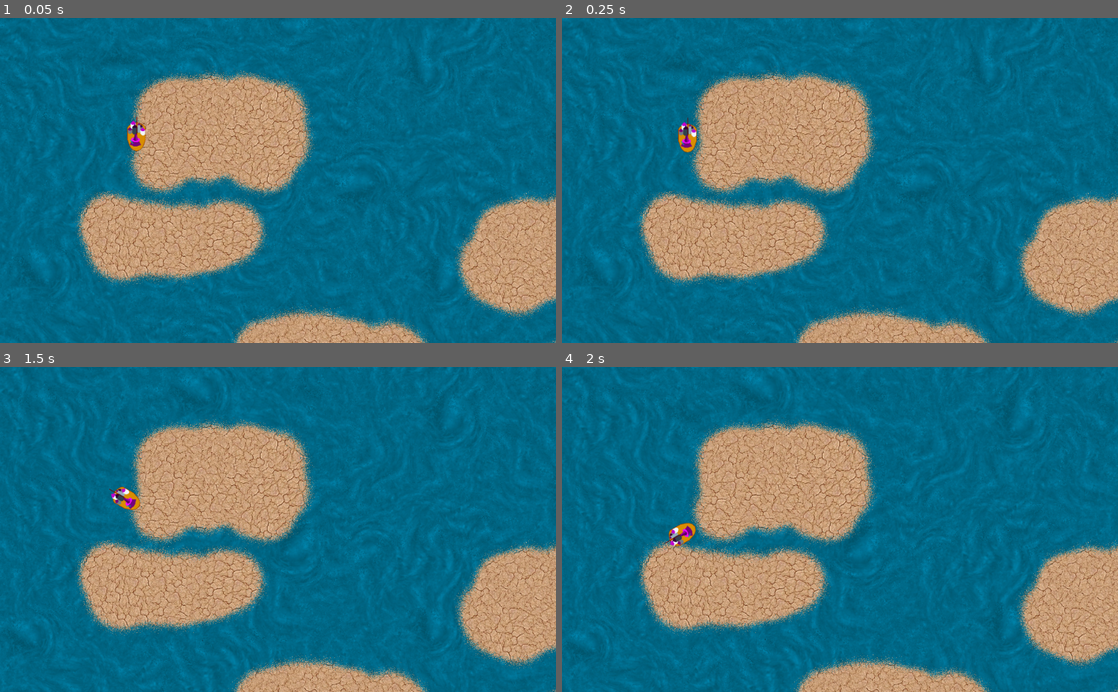
Above: before the commit, frames 1-4 (two rows, left to right).
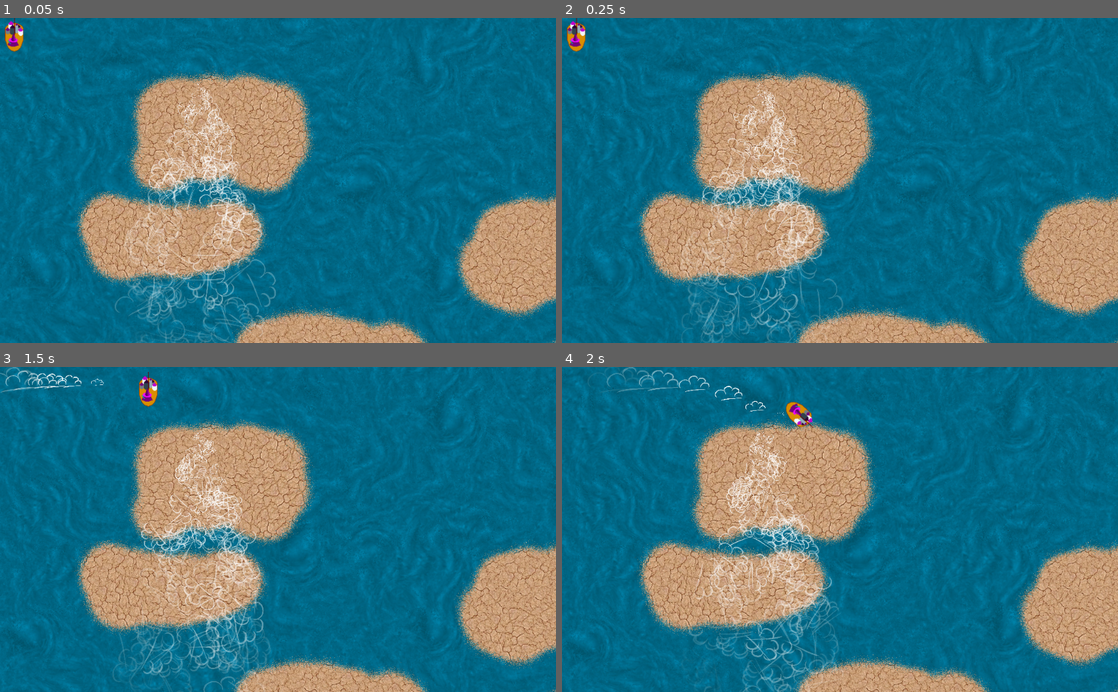
Above: after the commit, the same moments.

Repository: derhannesb/mergicians
Game: Godot game, scene res://scenes/main.tscn
Two runs of this game, one before a commit and one after it. Both use one fixed random seed, a clock stepped at 60 frames per second and the inputs below.
Inputs:
- Up to frame 1 (0.05 s): no input
- Up to frame 2 (0.25 s): no input
- Up to frame 3 (1.5 s): hold D (right) 0.53-1.28 s; hold S (down) from 1.28 s (still down)
- Up to frame 4 (2 s): keep holding S (down)

The runs differ from the first frame. In frame 1, 5.1% of the frame differs, in the area x 0-50%, y 0-100%; in frame 2, 5.1%; in frame 3, 5.5%, in the area x 0-49%, y 0-100%; in frame 4, 5.4%.

Commit message:
add ship trail

Diff:
--- a/scenes/Ship.gd
+++ b/scenes/Ship.gd
@@ -12,3 +12,6 @@
 		apply_impulse(Vector2(0,0), Vector2(0,10))
 	if Input.is_action_pressed("left"):
 		apply_impulse(Vector2(0,0), Vector2(-10,0))
+	#$Trail/TrailParticles.lifetime = linear_velocity.length() / 20
+	#$Trail.rotation = position.angle_to(linear_velocity.normalized()) - PI/2 - rotation
+	#$Trail.rotation = - rotation
--- a/scenes/WaterPart.tscn
+++ b/scenes/WaterPart.tscn
@@ -34,7 +34,7 @@
 "values": [ Vector2( 1, 1 ), Vector2( 1.25, 1.25 ) ]
 }
 
-[node name="WaterPart" type="Node2D" index="0"]
+[node name="WaterPart" type="Node2D"]
 
 position = Vector2( 72.3978, 76.6519 )
 script = ExtResource( 1 )
--- a/scenes/main.tscn
+++ b/scenes/main.tscn
@@ -1,26 +1,152 @@
-[gd_scene load_steps=6 format=2]
-
-[ext_resource path="res://scenes/WaterPart.tscn" type="PackedScene" id=1]
-[ext_resource path="res://scenes/Terrain.gd" type="Script" id=2]
-[ext_resource path="res://scenes/Ship.gd" type="Script" id=3]
+[gd_scene load_steps=16 format=2]
+
+[ext_resource path="res://scenes/Terrain.gd" type="Script" id=1]
+[ext_resource path="res://scenes/Ship.gd" type="Script" id=2]
+[ext_resource path="res://gfx/cloud-shape3.png" type="Texture" id=3]
 [ext_resource path="res://gfx/WizardBoat.png" type="Texture" id=4]
+
+[sub_resource type="Gradient" id=8]
+
+offsets = PoolRealArray( 0, 0.380463, 1 )
+colors = PoolColorArray( 1, 1, 1, 1, 1, 1, 1, 1, 1, 1, 1, 0 )
+
+[sub_resource type="GradientTexture" id=9]
+
+flags = 4
+gradient = SubResource( 8 )
+width = 2048
+
+[sub_resource type="Curve" id=10]
+
+min_value = 0.0
+max_value = 1.0
+bake_resolution = 100
+_data = [ Vector2( 0, 0 ), 0.0, 0.0, 0, 0, Vector2( 0.468171, 0.539116 ), 0.0, 0.0, 0, 0, Vector2( 1, 1 ), 0.0, 0.0, 0, 0 ]
+
+[sub_resource type="CurveTexture" id=11]
+
+flags = 4
+width = 2048
+curve = SubResource( 10 )
+
+[sub_resource type="ParticlesMaterial" id=12]
+
+render_priority = 0
+trail_divisor = 1
+emission_shape = 0
+flag_align_y = false
+flag_rotate_y = false
+flag_disable_z = true
+spread = 45.0
+flatness = 0.0
+gravity = Vector3( 0, 0, 0 )
+initial_velocity = 1.0
+initial_velocity_random = 0.0
+angular_velocity = 0.0
+angular_velocity_random = 0.0
+orbit_velocity = 0.0
+orbit_velocity_random = 0.0
+linear_accel = 0.0
+linear_accel_random = 0.0
+radial_accel = 0.0
+radial_accel_random = 0.0
+tangential_accel = 0.0
+tangential_accel_random = 0.0
+damping = 0.0
+damping_random = 0.0
+angle = 0.0
+angle_random = 0.0
+scale = 0.25
+scale_random = 0.0
+scale_curve = SubResource( 11 )
+color_ramp = SubResource( 9 )
+hue_variation = 0.0
+hue_variation_random = 0.0
+anim_speed = 0.0
+anim_speed_random = 0.0
+anim_offset = 0.0
+anim_offset_random = 0.0
+anim_loop = false
+_sections_unfolded = [ "Angular Velocity", "Color", "Emission Shape", "Flags", "Gravity", "Scale", "Spread", "Trail" ]
 
 [sub_resource type="CircleShape2D" id=1]
 
 custom_solver_bias = 0.0
 radius = 25.0
 
-[node name="Node2D" type="Node2D"]
-
-[node name="WaterPart" parent="." index="0" instance=ExtResource( 1 )]
-
-[node name="Terrain" type="Node2D" parent="." index="1"]
-
-script = ExtResource( 2 )
-
-[node name="Ship" type="RigidBody2D" parent="." index="2"]
-
-position = Vector2( 272.975, 212.27 )
+[sub_resource type="Gradient" id=2]
+
+offsets = PoolRealArray( 0, 1 )
+colors = PoolColorArray( 1, 1, 1, 1, 1, 1, 1, 0 )
+
+[sub_resource type="GradientTexture" id=3]
+
+flags = 4
+gradient = SubResource( 2 )
+width = 2048
+
+[sub_resource type="Curve" id=5]
+
+min_value = 0.0
+max_value = 1.0
+bake_resolution = 100
+_data = [ Vector2( 0, 0.0045352 ), 0.0, 0.0, 0, 0, Vector2( 1, 1 ), 0.197484, 0.0, 0, 0 ]
+
+[sub_resource type="CurveTexture" id=6]
+
+flags = 4
+width = 2048
+curve = SubResource( 5 )
+
+[sub_resource type="ParticlesMaterial" id=7]
+
+render_priority = 0
+trail_divisor = 2
+emission_shape = 0
+flag_align_y = false
+flag_rotate_y = false
+flag_disable_z = true
+spread = 180.0
+flatness = 0.5
+gravity = Vector3( 0, 98, 0 )
+initial_velocity = 10.0
+initial_velocity_random = 0.0
+angular_velocity = 360.0
+angular_velocity_random = 1.0
+orbit_velocity = 0.0
+orbit_velocity_random = 0.0
+linear_accel = 100.0
+linear_accel_random = 0.25
+radial_accel = 0.0
+radial_accel_random = 0.0
+tangential_accel = 0.0
+tangential_accel_random = 0.0
+damping = 0.0
+damping_random = 0.0
+angle = 0.0
+angle_random = 0.0
+scale = 1.0
+scale_random = 0.0
+scale_curve = SubResource( 6 )
+color_ramp = SubResource( 3 )
+hue_variation = 0.0
+hue_variation_random = 0.0
+anim_speed = 0.0
+anim_speed_random = 0.0
+anim_offset = 0.0
+anim_offset_random = 0.0
+anim_loop = false
+_sections_unfolded = [ "Angle", "Angular Velocity", "Animation", "Color", "Gravity", "Hue Variation", "Initial Velocity", "Linear Accel", "Orbit Velocity", "Scale", "Trail" ]
+
+[node name="World" type="Node2D" index="0"]
+
+[node name="Terrain" type="Node2D" parent="." index="0"]
+
+script = ExtResource( 1 )
+
+[node name="Ship" type="RigidBody2D" parent="." index="1"]
+
+position = Vector2( 26.3652, 29.89 )
 input_pickable = false
 collision_layer = 1
 collision_mask = 1
@@ -39,13 +165,68 @@
 linear_damp = -1.0
 angular_velocity = 0.0
 angular_damp = -1.0
-script = ExtResource( 3 )
-
-[node name="CollisionShape2D" type="CollisionShape2D" parent="Ship" index="0"]
+script = ExtResource( 2 )
+
+[node name="Trail" type="Node2D" parent="Ship" index="0"]
+
+rotation = -3.14159
+_sections_unfolded = [ "Transform" ]
+
+[node name="Particles2D" type="Particles2D" parent="Ship/Trail" index="0"]
+
+emitting = true
+amount = 8
+lifetime = 1.0
+one_shot = false
+preprocess = 0.0
+speed_scale = 1.0
+explosiveness = 0.0
+randomness = 1.0
+fixed_fps = 0
+fract_delta = true
+visibility_rect = Rect2( -100, -100, 200, 200 )
+local_coords = false
+draw_order = 0
+process_material = SubResource( 12 )
+texture = ExtResource( 3 )
+normal_map = null
+h_frames = 1
+v_frames = 1
+_sections_unfolded = [ "Drawing", "Process Material", "Time" ]
+
+[node name="CollisionShape2D" type="CollisionShape2D" parent="Ship" index="1"]
 
 shape = SubResource( 1 )
 
-[node name="Sprite" type="Sprite" parent="Ship" index="1"]
+[node name="Sprite" type="Sprite" parent="Ship" index="2"]
 
 texture = ExtResource( 4 )
 _sections_unfolded = [ "Material", "Visibility" ]
+
+[node name="WindGenerator" type="Node2D" parent="." index="2"]
+
+position = Vector2( 368.23, 118.955 )
+_sections_unfolded = [ "Transform" ]
+
+[node name="Particles2D" type="Particles2D" parent="WindGenerator" index="0"]
+
+scale = Vector2( 0.25, 0.25 )
+emitting = true
+amount = 256
+lifetime = 5.0
+one_shot = false
+preprocess = 5.0
+speed_scale = 1.0
+explosiveness = 0.0
+randomness = 0.0
+fixed_fps = 0
+fract_delta = true
+visibility_rect = Rect2( -100, -100, 200, 200 )
+local_coords = true
+draw_order = 0
+process_material = SubResource( 7 )
+texture = ExtResource( 3 )
+normal_map = null
+h_frames = 1
+v_frames = 1
+_sections_unfolded = [ "Material", "Process Material", "Textures", "Transform" ]
